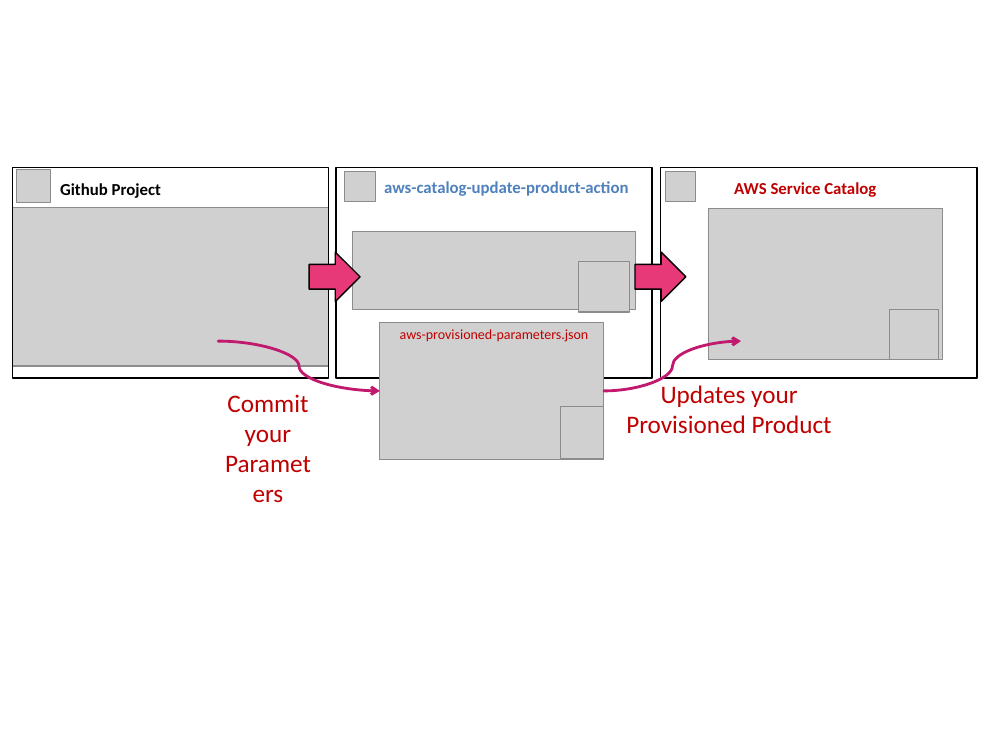
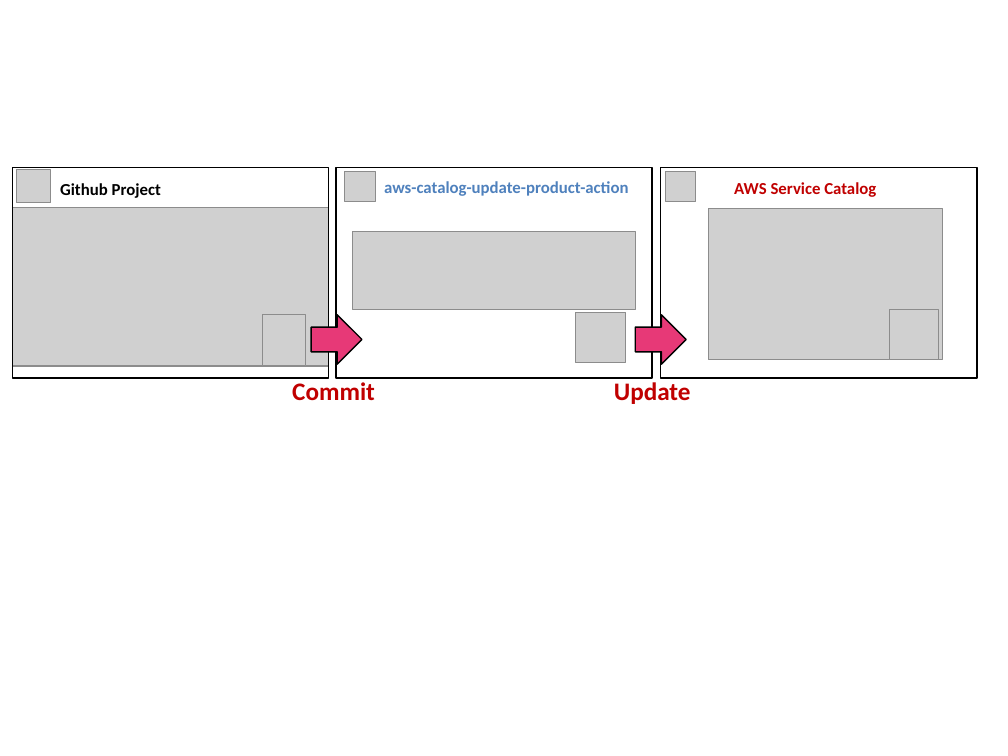
Before and after one commit to m-jonn/aws-catalog-update-product-action, a slide deck: slide 1 of docs/use-case.pptx. Drawn at 1008x756 pixels with LibreOffice and Linux fonts; fonts in the diff are those of the drawing; grey boxes stand for pictures. Boxes give left, top, right and bottom in pixels: in the first picture for what was removed or moved away, otherwise in the second. Text is boxed around its words. In the diff, an @@ line names an element or a change of style, - is before the commit and + after.

```diff
--- a/docs/use-case.pptx
+++ b/docs/use-case.pptx
@@ picture: place and size @@
-picture at box(560, 407, 604, 459)
+picture at box(263, 314, 306, 366)
@@ right arrow: place and size @@
-right arrow at box(309, 252, 360, 301)
+right arrow at box(311, 314, 362, 364)
@@ picture removed at box(380, 323, 604, 459) @@
@@ text removed at box(400, 329, 589, 342) @@
-aws-provisioned-parameters.json
@@ picture: place and size @@
-picture at box(579, 262, 629, 312)
+picture at box(576, 312, 626, 363)
@@ right arrow: place and size @@
-right arrow at box(635, 252, 685, 301)
+right arrow at box(635, 314, 685, 364)
@@ curved arrow removed from (219, 341) to (380, 391) @@
@@ curved arrow removed from (604, 391) to (741, 341) @@
@@ text at box(292, 382, 375, 401): text changed; bold on @@
-Commit your
-Parameters
+Commit
@@ text at box(614, 382, 691, 404): text changed; bold on @@
-Updates your
-Provisioned Product
+Update
```
Also in this commit, not shown: 1 other file.
